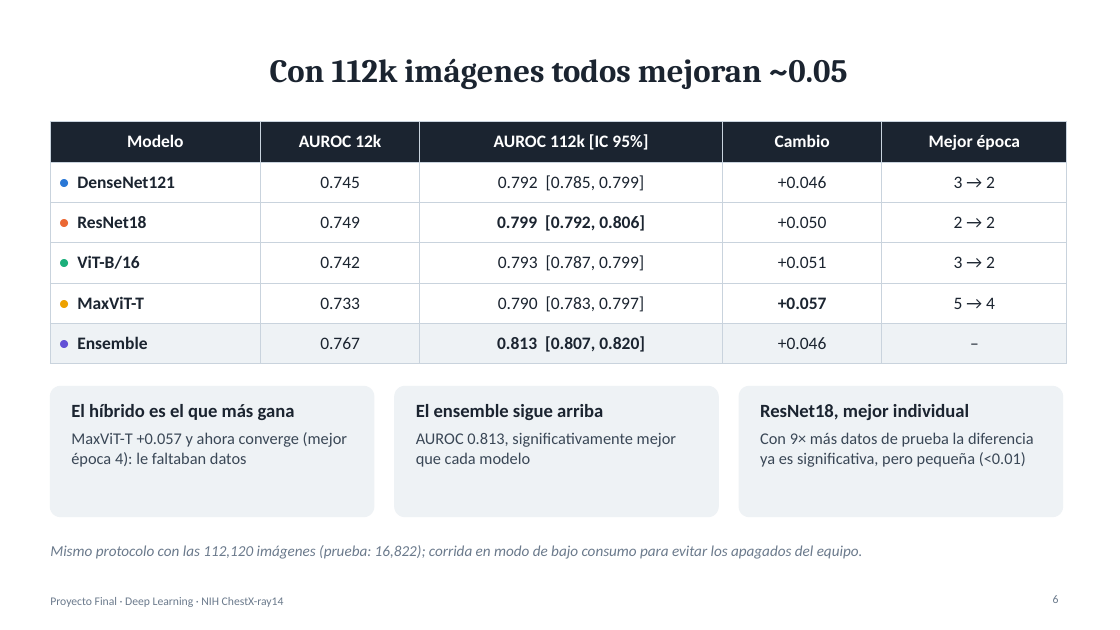
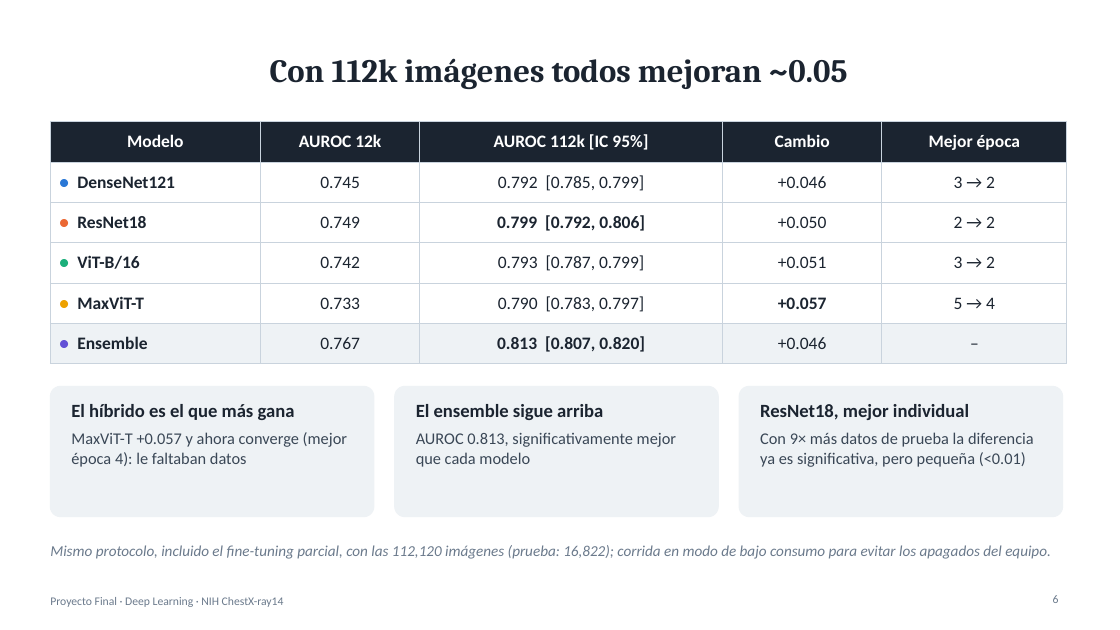
Before and after one commit to alfredogallegosmtr-sys/proyecto-final-dl-radiologia, a slide deck: slide 6 of slides/presentacion_final.pptx. Drawn at 1120x630 pixels with LibreOffice and Linux fonts; fonts in the diff are those of the drawing. Boxes give left, top, right and bottom in pixels: in the first picture for what was removed or moved away, otherwise in the second. Text is boxed around its words. In the diff, an @@ line names an element or a change of style, - is before the commit and + after.

```diff
--- a/slides/presentacion_final.pptx
+++ b/slides/presentacion_final.pptx
@@ text at [50, 545, 1051, 559]: text changed @@
-Mismo protocolo con las 112,120 imágenes (prueba: 16,822); corrida en modo de bajo consumo para evitar los apagados del equipo.
+Mismo protocolo, incluido el fine-tuning parcial, con las 112,120 imágenes (prueba: 16,822); corrida en modo de bajo consumo para evitar los apagados del equipo.
```
Also in this commit, not shown: 1 other slide changed, 7 other files.
